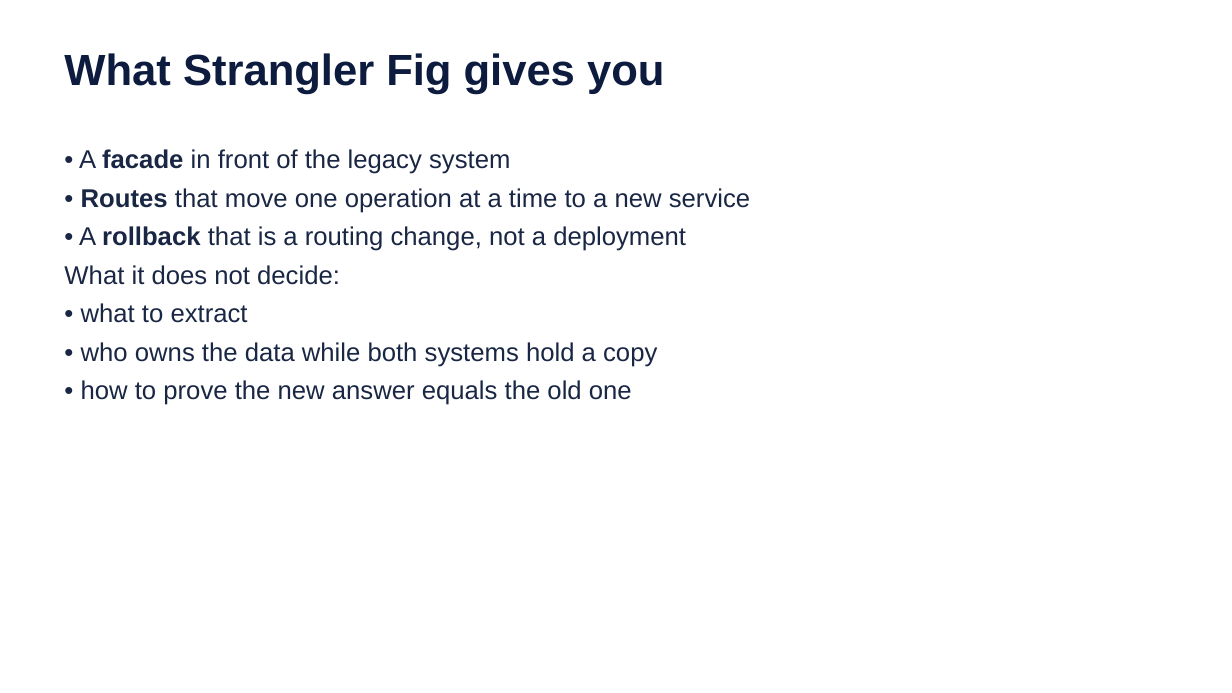
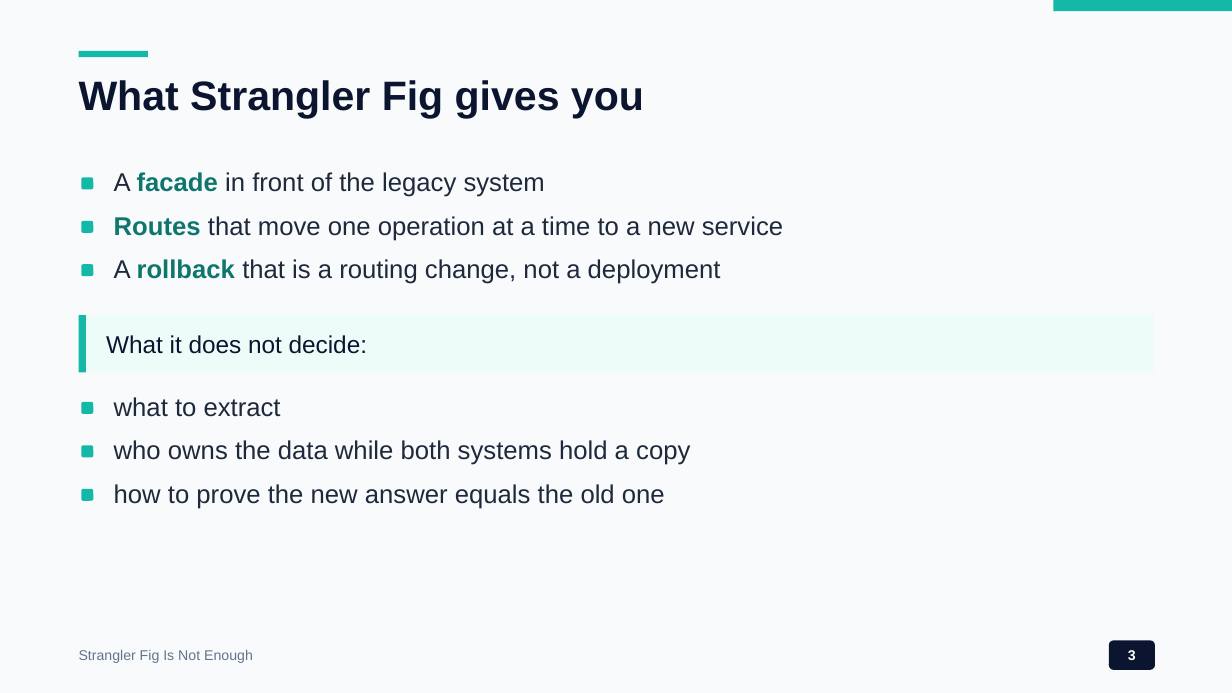
Before and after one commit to wallaceespindola/legacy-modernization-patterns, a slide deck: slide 3 of docs/presentations/legacy-modernization-patterns.pptx. Drawn at 1232x693 pixels with LibreOffice and Linux fonts; fonts in the diff are those of the drawing. Boxes give left, top, right and bottom in pixels: in the first picture for what was removed or moved away, otherwise in the second. Text is boxed around its words. In the diff, an @@ line names an element or a change of style, - is before the commit and + after.

```diff
--- a/docs/presentations/legacy-modernization-patterns.pptx
+++ b/docs/presentations/legacy-modernization-patterns.pptx
@@ background #FFFFFF to #F8FAFC @@
@@ rectangle added at (1054, 0, 1232, 11), fill #14B8A6 @@
@@ rectangle added at (79, 51, 148, 57), fill #14B8A6 @@
@@ text "What Strangler Fig gives you": place and size @@
-text "What Strangler Fig gives you" at (64, 53, 664, 94)
+text "What Strangler Fig gives you" at (79, 80, 644, 118)
@@ text "What Strangler Fig gives you" at (79, 80, 644, 118): size 34 to 32 pt, text colour #0D1B3E to #0B1530 @@
@@ text removed at (64, 149, 750, 405) @@
-• A facade in front of the legacy system
-• Routes that move one operation at a time to a new service
-• A rollback that is a routing change, not a deployment
-What it does not decide:
-• what to extract
-• who owns the data while both systems hold a copy
-• how to prove the new answer equals the old one
@@ rounded rectangle added at (81, 177, 93, 189), fill #14B8A6 @@
@@ text added at (114, 172, 545, 197), 20 pt, text #1E293B @@
+A facade in front of the legacy system
@@ rounded rectangle added at (81, 221, 93, 233), fill #14B8A6 @@
@@ text added at (114, 216, 783, 241), 20 pt, text #1E293B @@
+Routes that move one operation at a time to a new service
@@ rounded rectangle added at (81, 264, 93, 276), fill #14B8A6 @@
@@ text added at (114, 259, 721, 284), 20 pt, text #1E293B @@
+A rollback that is a routing change, not a deployment
@@ rectangle added at (79, 315, 1153, 372), fill #ECFDF9 @@
@@ rectangle added at (79, 315, 86, 372), fill #14B8A6 @@
@@ text added at (106, 335, 367, 354), 19 pt, text #0B1530 @@
+What it does not decide:
@@ rounded rectangle added at (81, 402, 93, 414), fill #14B8A6 @@
@@ text added at (114, 397, 281, 417), 20 pt, text #1E293B @@
+what to extract
@@ rounded rectangle added at (81, 445, 93, 457), fill #14B8A6 @@
@@ text added at (114, 440, 690, 465), 20 pt, text #1E293B @@
+who owns the data while both systems hold a copy
@@ rounded rectangle added at (81, 489, 93, 501), fill #14B8A6 @@
@@ text added at (114, 484, 665, 509), 20 pt, text #1E293B @@
+how to prove the new answer equals the old one
@@ text added at (79, 650, 253, 663), 11 pt, text #64748B @@
+Strangler Fig Is Not Enough
@@ rounded rectangle added at (1109, 640, 1155, 670), fill #0B1530, 11 pt, text #FFFFFF, bold @@
+3
```
Also in this commit, not shown: 22 other slides changed, 19 other files.
